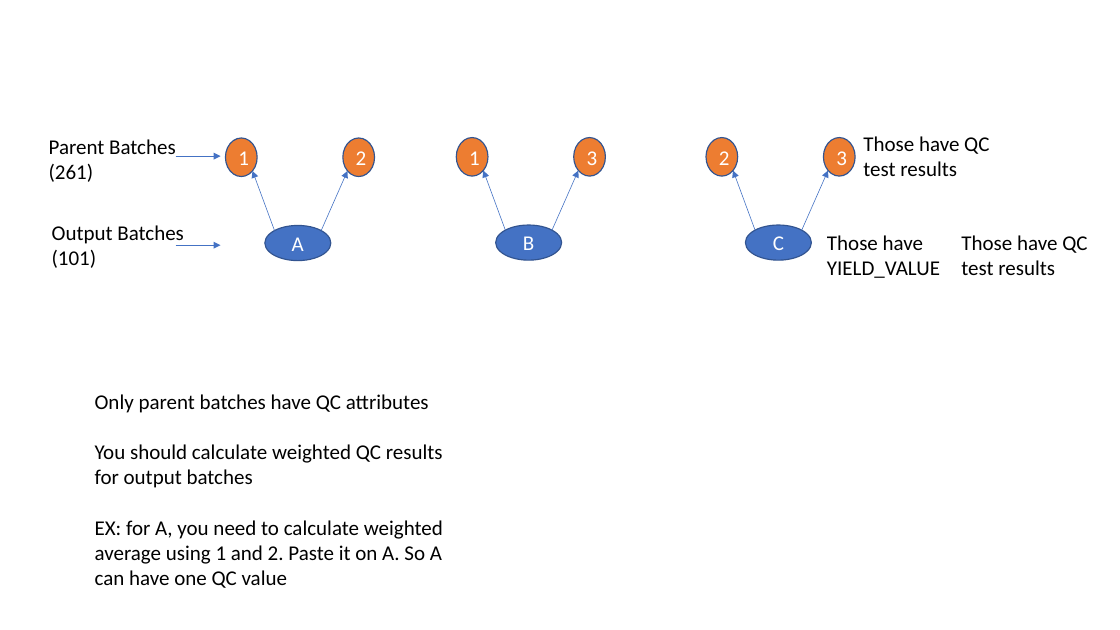
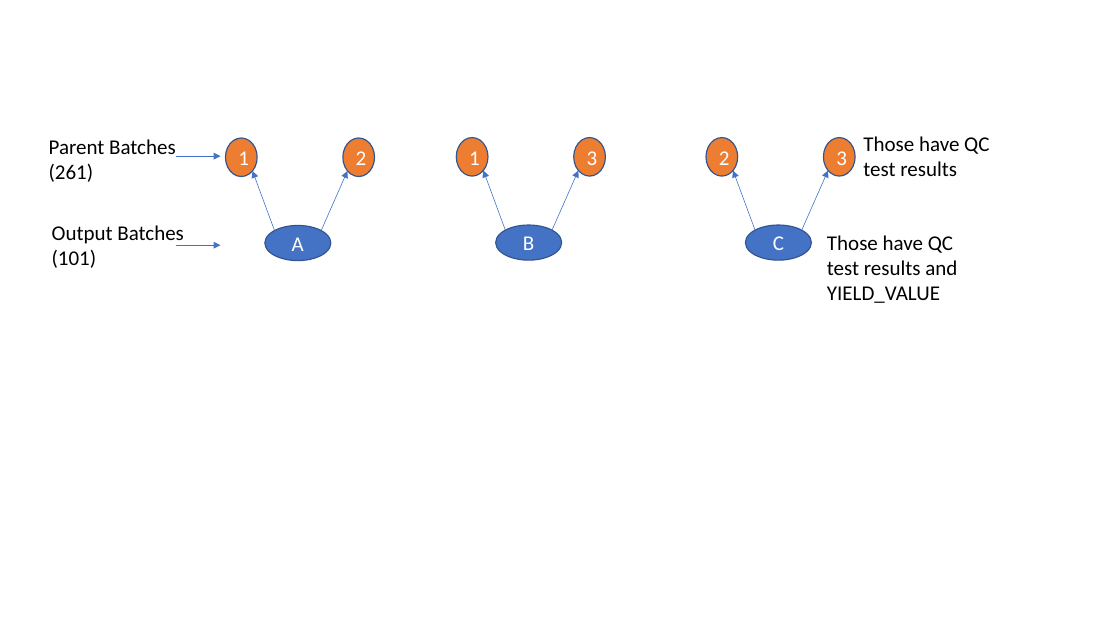
Before and after one commit to whatcanaysu/Sanofi_Challenge, a slide deck: slide 2 of Presentation.pptx. Drawn at 1120x630 pixels with LibreOffice and Linux fonts; fonts in the diff are those of the drawing. Boxes give left, top, right and bottom in pixels: in the first picture for what was removed or moved away, otherwise in the second. Text is boxed around its words. In the diff, an @@ line names an element or a change of style, - is before the commit and + after.

```diff
--- a/Presentation.pptx
+++ b/Presentation.pptx
@@ text at [827, 235, 957, 303]: text changed @@
-Those have YIELD_VALUE
+Those have QC test results and YIELD_VALUE
@@ text removed at [961, 235, 1087, 275] @@
-Those have QC test results
@@ text removed at [95, 394, 443, 588] @@
-Only parent batches have QC attributes
-You should calculate weighted QC results for output batches
-EX: for A, you need to calculate weighted average using 1 and 2. Paste it on A. So A can have one QC value
```
Also in this commit, not shown: 1 slide added, 1 slide removed, 1 other file.
